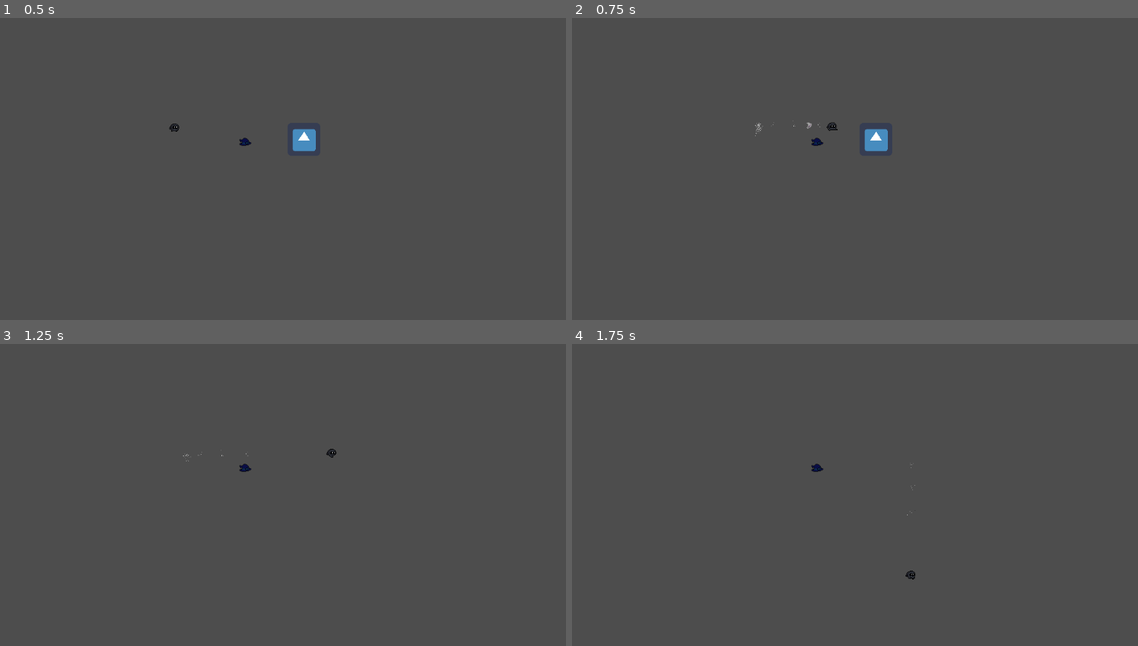
Above: before the commit, frames 1-4 (two rows, left to right).
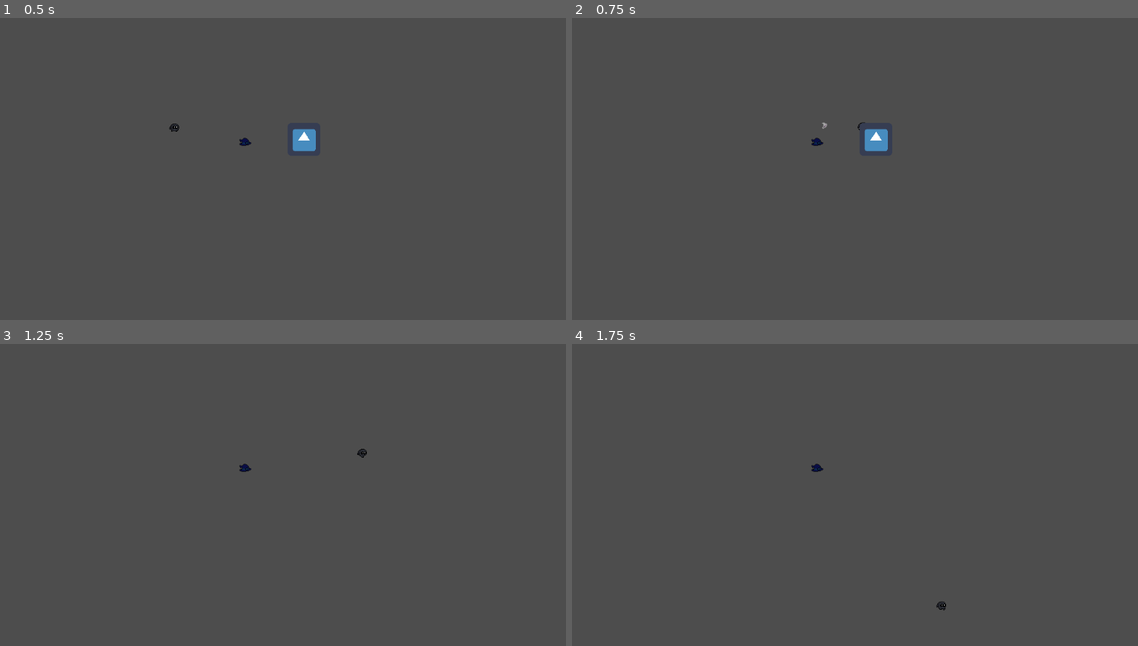
Above: after the commit, the same moments.

Repository: farbest/hatGame
Game: Godot game, scene res://Scenes/TestScene.tscn
Two runs of this game, one before a commit and one after it. Both use one fixed random seed, a clock stepped at 60 frames per second and the inputs below. The engine's default icon, where the game draws it, is replaced by a stand-in: a white triangle on a blue panel in a dark square.
Inputs (mouse positions are in pixels of both pictures, inside the frame that each line leads up to):
- Up to frame 1 (0.5 s): no input
- Up to frame 2 (0.75 s): tap Enter at 0.5 s; move the mouse to (973, 138) at 0.52 s; hold Right (ui_right) from 0.53 s (still down); tap Space (dash) at 0.6 s; click (973, 138) at 0.67 s
- Up to frame 3 (1.25 s): keep holding Right (ui_right)
- Up to frame 4 (1.75 s): move the mouse to (724, 498) at 1.27 s; release Right (ui_right) at 1.28 s; hold Down (ui_down) from 1.28 s (still down); tap Space (dash) at 1.35 s

Frame 1 is identical in both runs. In frame 2, less than 0.1% of the frame differs, in the area x 32-52%, y 33-40%; in frame 3, less than 0.1%; in frame 4, less than 0.1%.

Commit message:
feat: deactivate control when dashing

Diff:
--- a/Characters/Player/PlayerMovement.gd
+++ b/Characters/Player/PlayerMovement.gd
@@ -19,16 +19,12 @@
 @export  var attackSpeed = 1.0
 @export  var damage = baseDamage
 
-var canDash = true
 var isDashing = false
+var lastDirection = Vector2()
 
 func init_dash():
-	canDash = false
 	isDashing =true
-	dashParticles.set_emitting(true)
 	await get_tree().create_timer(0.1).timeout
-	dashParticles.set_emitting(false)
-	canDash = true
 	isDashing = false
 
 func dash(dashDirection):
@@ -56,15 +52,16 @@
 
 func get_player_movement():
 
+	if isDashing:
+		return dash(lastDirection)
+
 	var direction = get_movement_direction()
 	var vel = Vector2()
 
 	if direction.x != 0 || direction.y != 0 :
-		if isDashing:
-			vel = dash(direction)
-		else:
-			vel = direction.normalized() * walkSpeed
-			animationTree.get('parameters/playback').travel('run')
+		lastDirection = direction
+		vel = direction.normalized() * walkSpeed
+		animationTree.get('parameters/playback').travel('run')
 	else:
 		animationTree.get('parameters/playback').travel('idle')
 
@@ -98,12 +95,12 @@
 	set_velocity(vel)
 	move_and_slide()
 
-func pickup_item(str):
-	print("picking " + str)
-	var sprite = Sprite2D.new()
-	sprite.texture = load("res://Items/hats.png")
-	sprite.hframes = 8
-	sprite.vframes = 15
-	sprite.frame = 16
-	sprite.move_local_y(-6)
-	self.add_child(sprite)
+func pickup_item(msg):
+	print("picking " + msg)
+	var hat_sprite = Sprite2D.new()
+	hat_sprite.texture = load("res://Items/hats.png")
+	hat_sprite.hframes = 8
+	hat_sprite.vframes = 15
+	hat_sprite.frame = 16
+	hat_sprite.move_local_y(-6)
+	self.add_child(hat_sprite)
